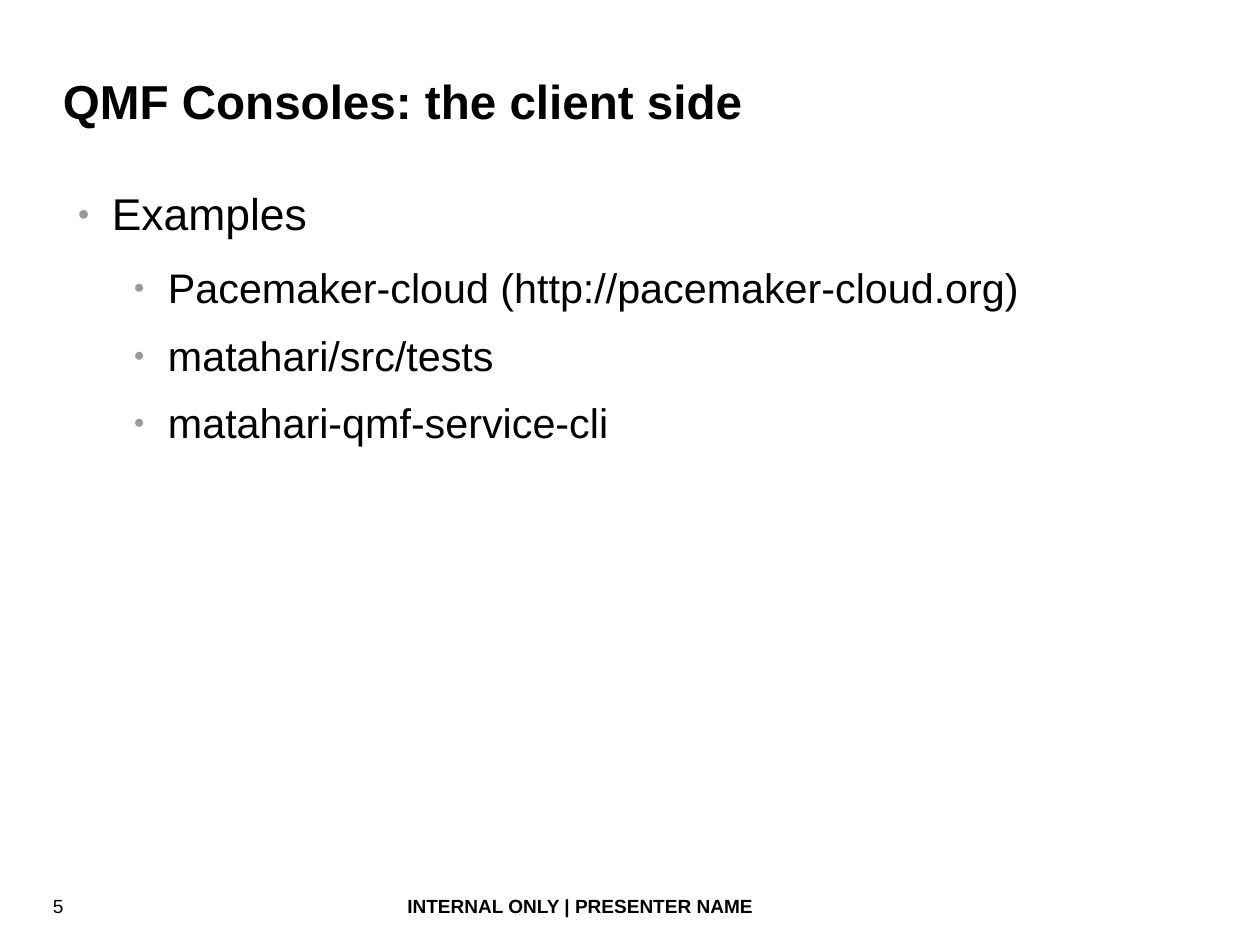
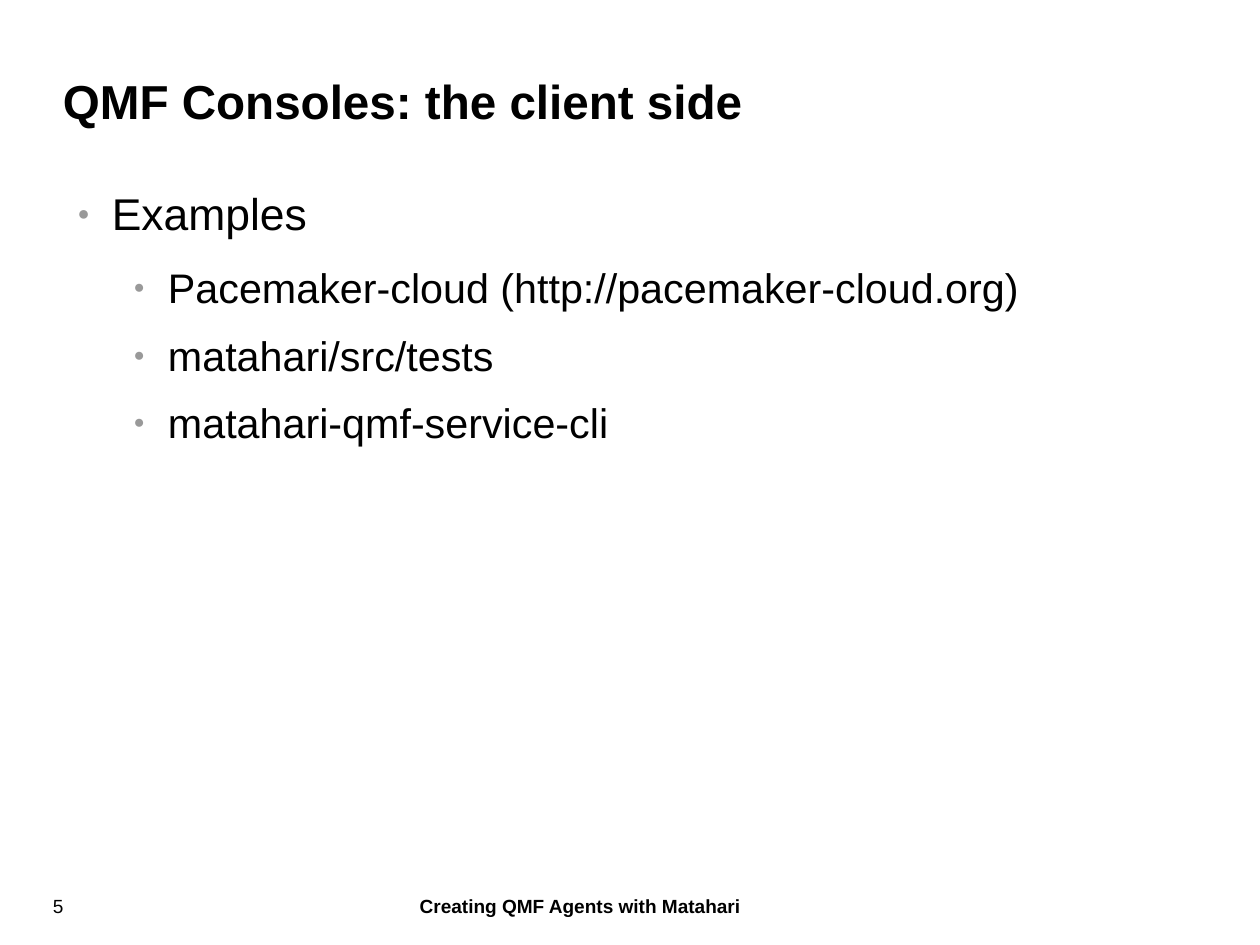
Before and after one commit to zaneb/presentations, a slide deck: slide 5 of Matahari-2011-10-12.odp. Drawn at 1260x945 pixels with LibreOffice and Linux fonts; fonts in the diff are those of the drawing; background and template pictures are left out. Boxes give left, top, right and bottom in pixels: in the first picture for what was removed or moved away, otherwise in the second. Text is boxed around its words. In the diff, an @@ line names an element or a change of style, - is before the commit and + after.

```diff
--- a/Matahari-2011-10-12.odp
+++ b/Matahari-2011-10-12.odp
@@ text at (x1=420, y1=899, x2=740, y2=917): text changed @@
-INTERNAL ONLY | PRESENTER NAME
+Creating QMF Agents with Matahari
```
Also in this commit, not shown: 5 other slides changed.
